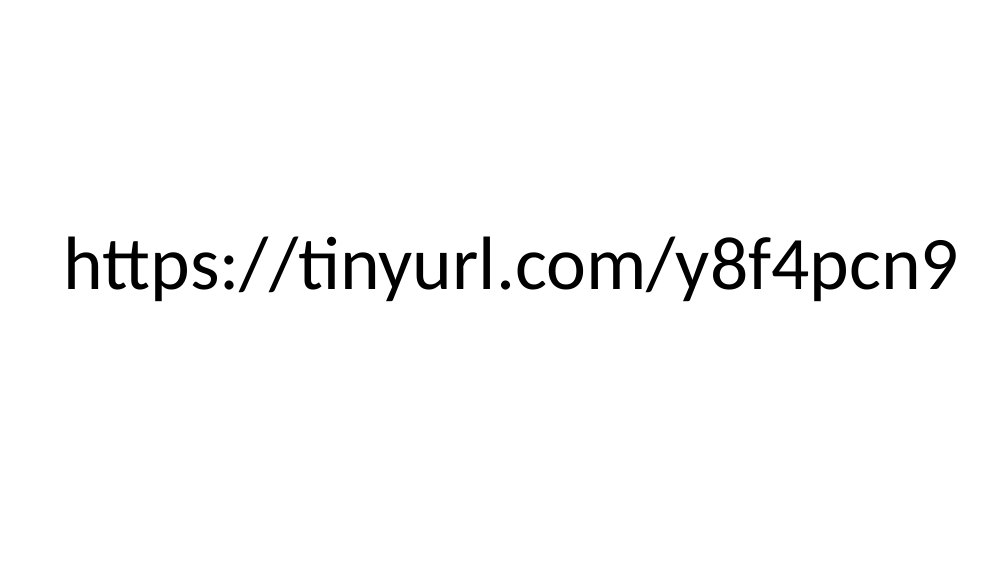
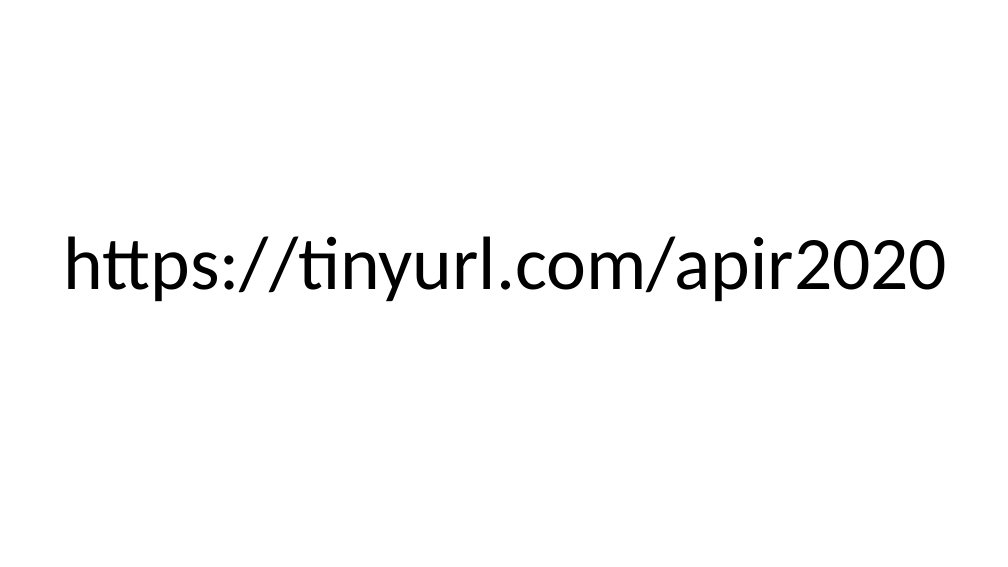
Before and after one commit to amromeo/api_r2020, a slide deck: slide 1 of presentations/00 - Setup.pptx. Drawn at 1008x567 pixels with LibreOffice and Linux fonts; fonts in the diff are those of the drawing. Boxes give left, top, right and bottom in pixels: in the first picture for what was removed or moved away, otherwise in the second. Text is boxed around its words. In the diff, an @@ line names an element or a change of style, - is before the commit and + after.

Commit message:
update workspace url

```diff
--- a/presentations/00 - Setup.pptx
+++ b/presentations/00 - Setup.pptx
@@ text at <box>64,236,947,302</box>: text changed @@
-https://tinyurl.com/y8f4pcn9
+https://tinyurl.com/apir2020
```
